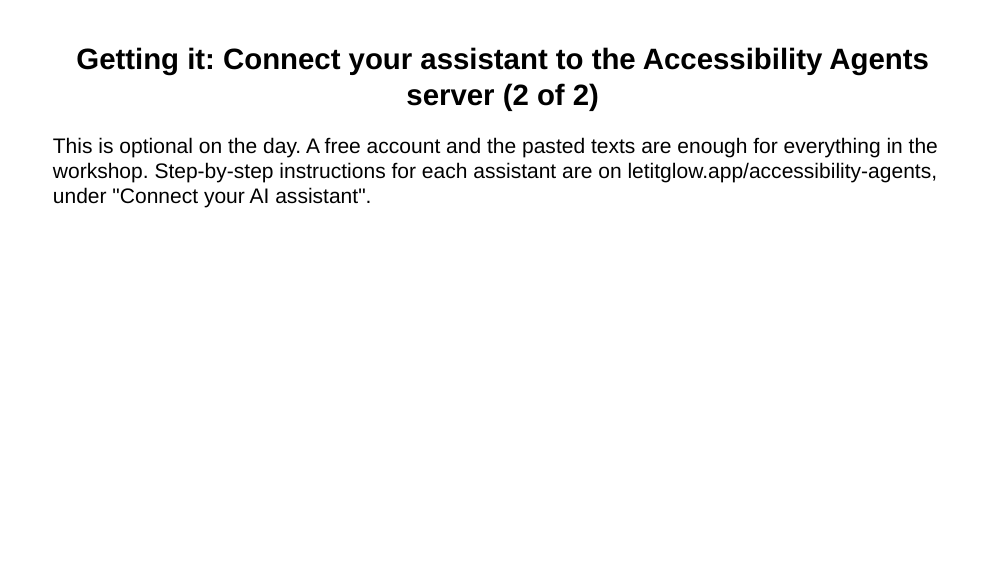
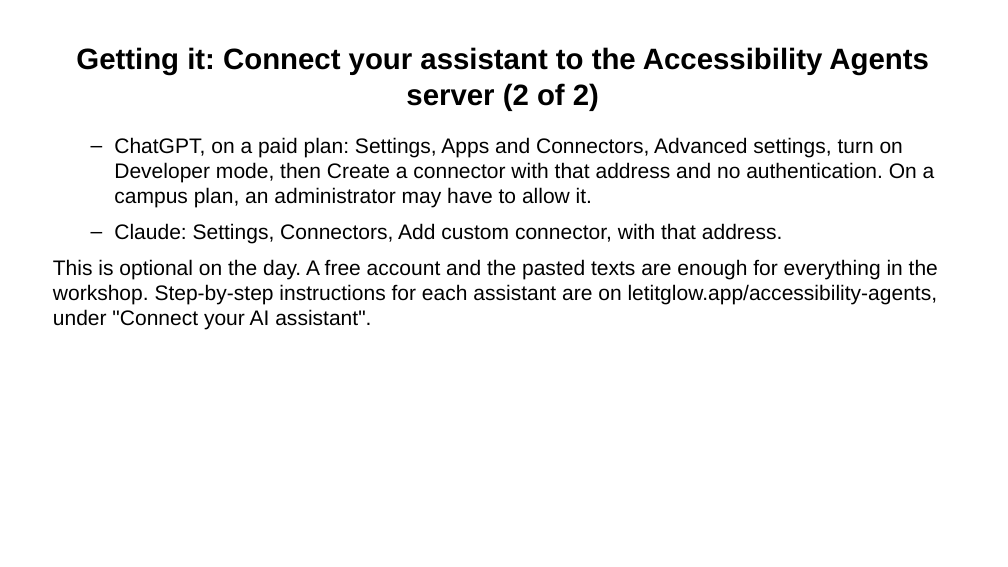
Before and after one commit to Community-Access/glow, a slide deck: slide 20 of docs/ahg-2026/kit/accessibility-agents.pptx (slide 19 before the commit). Drawn at 1008x567 pixels with LibreOffice and Linux fonts; fonts in the diff are those of the drawing. Boxes give left, top, right and bottom in pixels: in the first picture for what was removed or moved away, otherwise in the second. Text is boxed around its words. In the diff, an @@ line names an element or a change of style, - is before the commit and + after.

```diff
--- a/docs/ahg-2026/kit/accessibility-agents.pptx
+++ b/docs/ahg-2026/kit/accessibility-agents.pptx
@@ text at bbox=[114, 137, 935, 243]: paragraphs added @@
+  – ChatGPT, on a paid plan: Settings, Apps and Connectors, Advanced settings, turn on Developer mode, then Create a connector with that address and no authentication. On a campus plan, an administrator may have to allow it.
+  – Claude: Settings, Connectors, Add custom connector, with that address.
```
Also in this commit, not shown: 5 other slides changed, 1 slide added, 4 other files.
